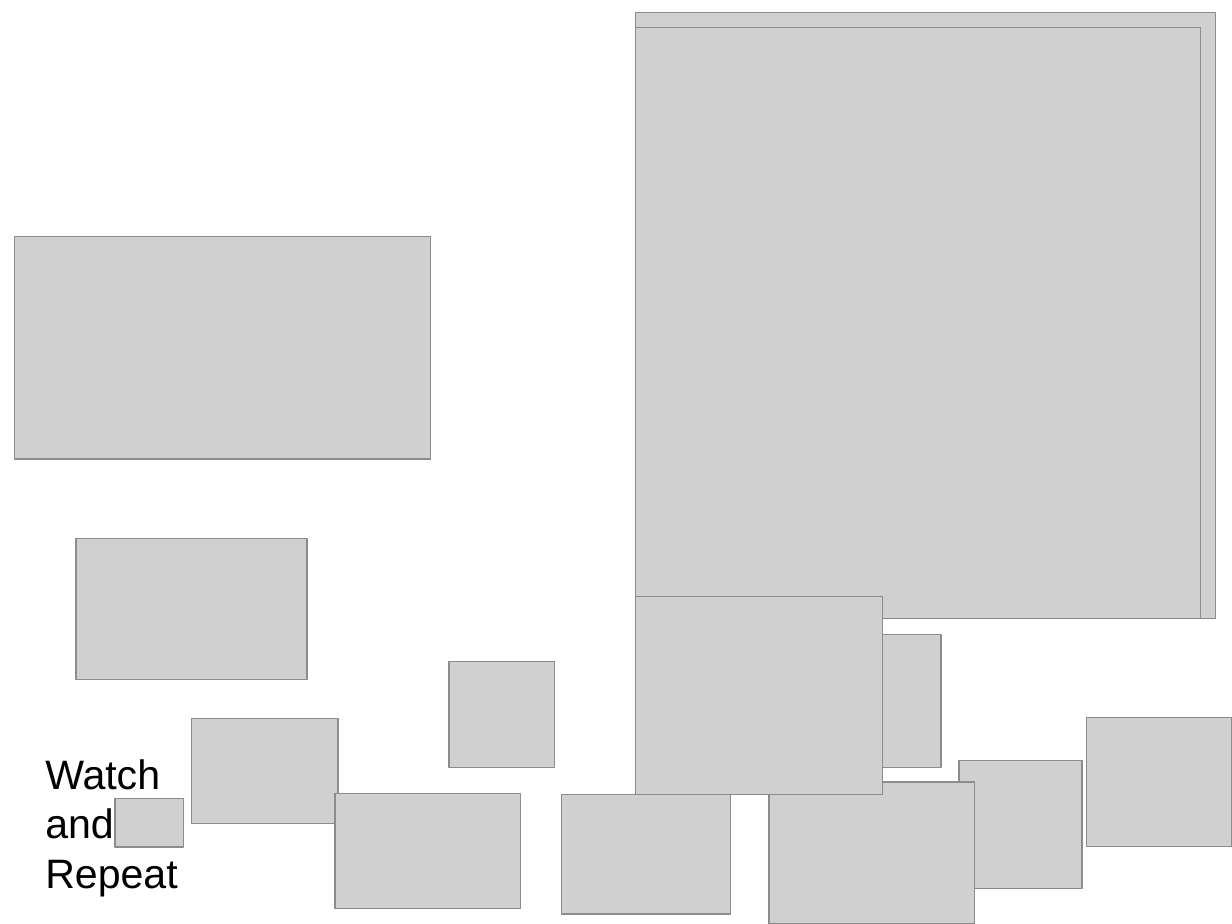
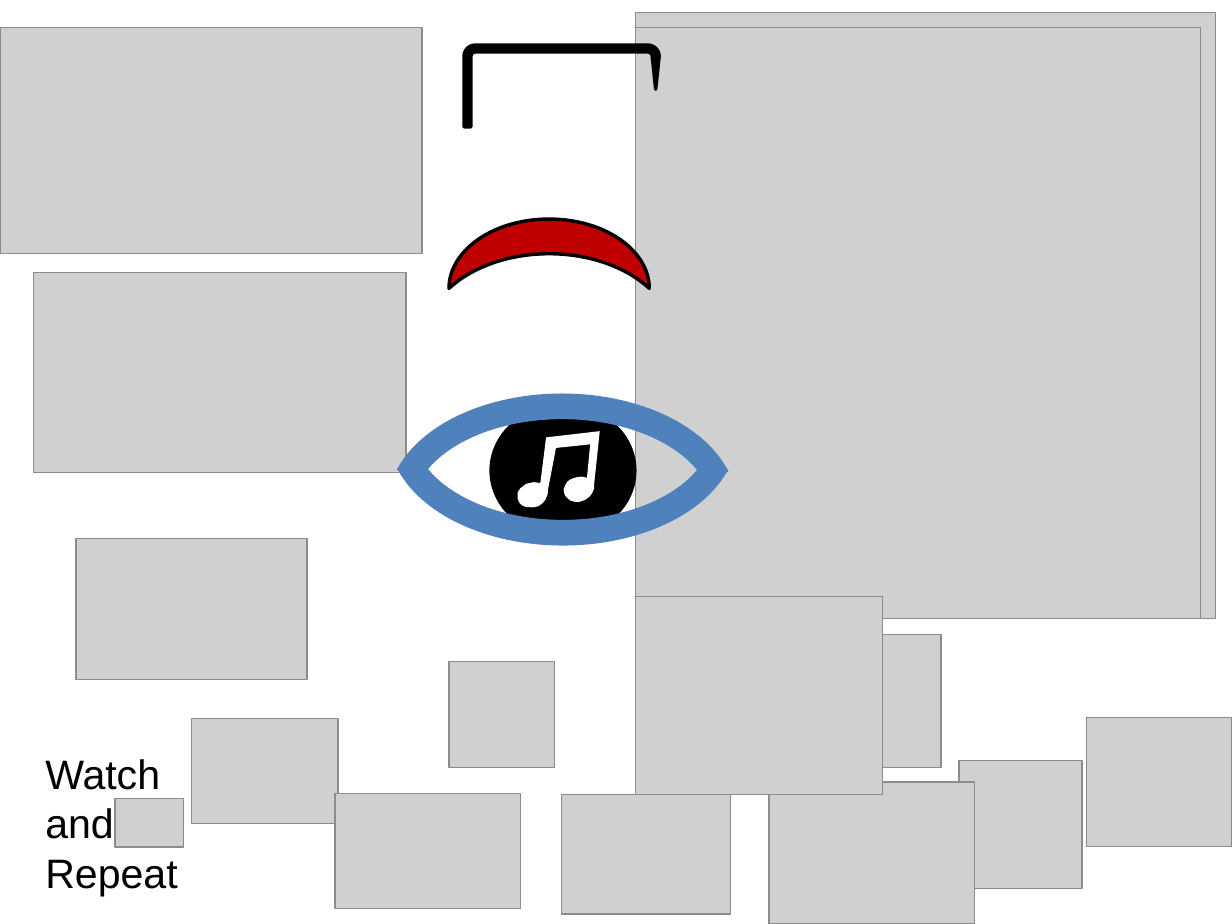
Before and after one commit to etayki/heyDude, a slide deck: slide 5 of GraphicDesign.pptx. Drawn at 1232x924 pixels with LibreOffice and Linux fonts; fonts in the diff are those of the drawing; grey boxes stand for pictures. Boxes give left, top, right and bottom in pixels: in the first picture for what was removed or moved away, otherwise in the second. Text is boxed around its words. In the diff, an @@ line names an element or a change of style, - is before the commit and + after.

```diff
--- a/GraphicDesign.pptx
+++ b/GraphicDesign.pptx
@@ picture: place and size @@
-picture at (15,237,431,460)
+picture at (0,28,423,254)
@@ uturn arrow added at (464,46,659,127), fill #000000, outline #000000 2 pt @@
@@ moon added at (449,220,650,289), fill #C00000, outline #000000 2 pt @@
@@ picture added at (33,272,407,473) @@
@@ arc (boxed as its full ellipse) added at (400,330,724,532), outline #4F81BD 15 pt @@
@@ arc (boxed as its full ellipse) added at (400,407,724,609), outline #4F81BD 15 pt @@
@@ ellipse added at (492,405,636,536), fill #000000, outline #000000 2 pt @@
@@ freeform shape added at (517,431,600,508), fill #FFFFFF @@
```
Also in this commit, not shown: 2 slides added, 2 other files.
